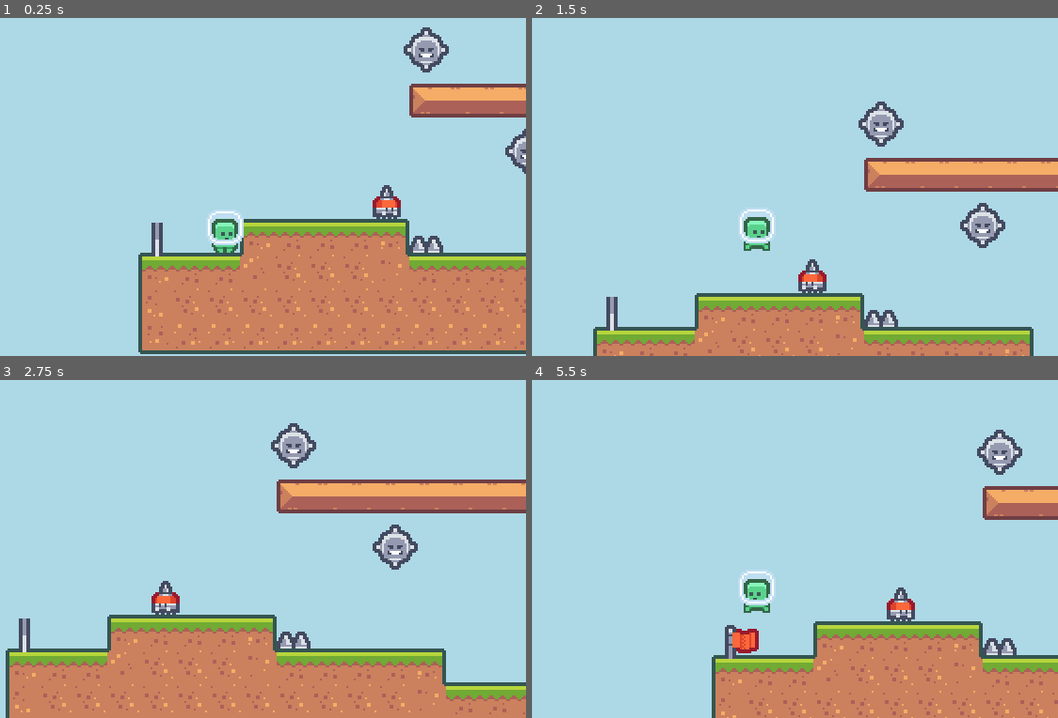
Above: before the commit, frames 1-4 (two rows, left to right).
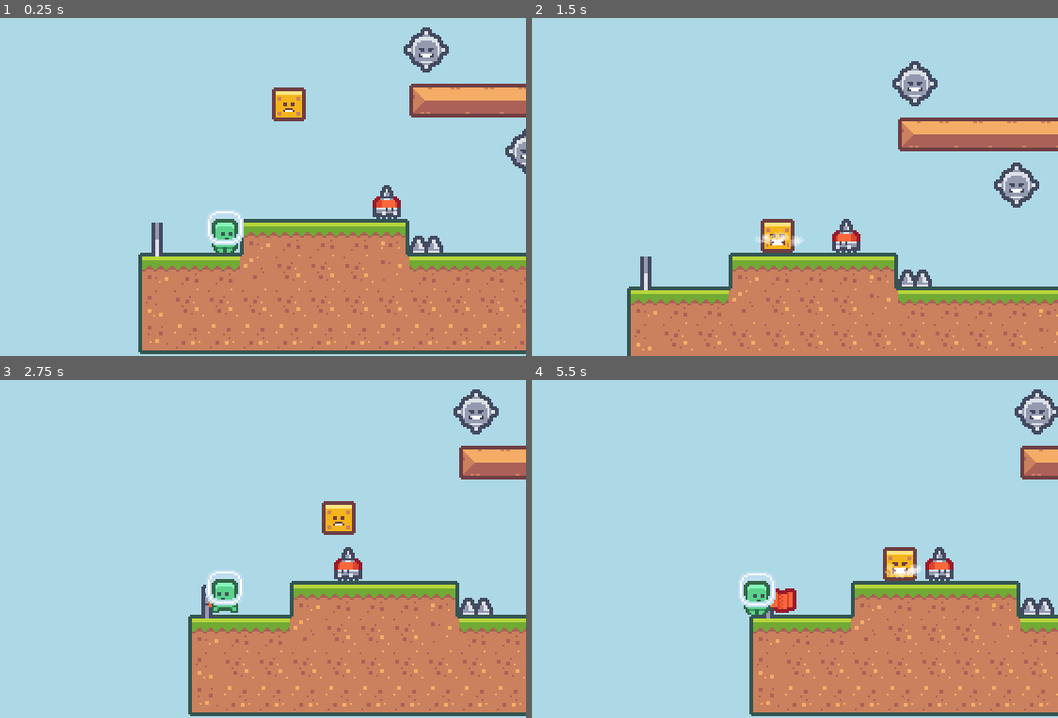
Above: after the commit, the same moments.

Repository: lufog/godot-heartbeast-pixel-platformer
Game: Godot game, scene res://world.tscn
Two runs of this game, one before a commit and one after it. Both use one fixed random seed, a clock stepped at 60 frames per second and the inputs below.
Inputs:
- Up to frame 1 (0.25 s): no input
- Up to frame 2 (1.5 s): hold Up (ui_up) 0.53-1.28 s; hold Right (ui_right) from 0.53 s (still down); tap Up (ui_up) at 1.35 s
- Up to frame 3 (2.75 s): tap Up (ui_up) at 1.52, 1.82 s; release Right (ui_right) at 2.03 s; hold Left (ui_left) from 2.03 s (still down); hold Up (ui_up) from 2.03 s (still down)
- Up to frame 4 (5.5 s): release Left (ui_left) at 2.78 s; release Up (ui_up) at 2.78 s; hold Right (ui_right) 2.78-4.28 s; tap Up (ui_up) at 2.85, 3.02, 3.32, 4.35, 4.52, 4.82 s; hold Up (ui_up) 3.53-4.28 s; hold Left (ui_left) 4.28-5.03 s; hold Right (ui_right) from 5.03 s (still down); hold Up (ui_up) from 5.03 s (still down)

The runs differ from the first frame. In frame 1, 0.6% of the frame differs, in the area x 51-59%, y 20-31%; in frame 2, 27%; in frame 3, 34%, in the area x 1-100%, y 2-100%; in frame 4, 20%.
Error in both runs: Invalid assignment of property or key 'playback_speed' with value of type 'float' on a base object of type 'AnimationPlayer'. (res://enemies/moving_spike_enemy…

Commit message:
Smash Enemy + Particles

Diff:
--- /dev/null
+++ b/enemies/stomp_enemy.gd
@@ -0,0 +1,65 @@
+extends Node2D
+
+
+enum States { HOVER, FALL, LAND, RISE }
+
+@export var fall_speed := 80.0
+@export var rise_speed := 20.0
+
+var state := States.HOVER
+
+@onready var start_position := global_position
+
+@onready var animated_sprite: AnimatedSprite2D = $AnimatedSprite
+@onready var particles: GPUParticles2D = $Particles
+@onready var ray_cast: RayCast2D = $RayCast
+@onready var timer: Timer = $Timer
+
+
+func _ready() -> void:
+	timer.start()
+
+
+func _physics_process(delta: float) -> void:
+	match state:
+		States.HOVER:
+			_hover_state()
+		States.FALL:
+			_fall_state(delta)
+		States.LAND:
+			_land_state()
+		States.RISE:
+			_rise_state(delta)
+
+
+func _hover_state() -> void:
+	if timer.is_stopped():
+		state = States.FALL
+
+
+func _fall_state(delta: float) -> void:
+	if ray_cast.is_colliding():
+		var collision_point := ray_cast.get_collision_point()
+		position.y = collision_point.y
+		state = States.LAND
+		particles.emitting = true
+		timer.start()
+		return
+
+	animated_sprite.play("falling")
+	position.y += fall_speed * delta
+
+
+func _land_state() -> void:
+	if timer.is_stopped():
+		state = States.RISE
+
+
+func _rise_state(delta: float) -> void:
+	if position.y == start_position.y:
+		state = States.HOVER
+		timer.start()
+		return
+
+	animated_sprite.play("rising")
+	position.y = move_toward(position.y, start_position.y, rise_speed * delta)
--- /dev/null
+++ b/enemies/stomp_enemy.tscn
@@ -0,0 +1,79 @@
+[gd_scene load_steps=11 format=3 uid="uid://dfx7tilj0jige"]
+
+[ext_resource type="Script" path="res://enemies/stomp_enemy.gd" id="1_6xkeu"]
+[ext_resource type="Texture2D" uid="uid://jypl1fenl5sj" path="res://characters_packed.png" id="1_k0hx0"]
+[ext_resource type="PackedScene" uid="uid://cyfk3gquma32a" path="res://hitbox/hitbox.tscn" id="2_imq06"]
+
+[sub_resource type="AtlasTexture" id="AtlasTexture_vayvb"]
+atlas = ExtResource("1_k0hx0")
+region = Rect2(120, 24, 24, 24)
+
+[sub_resource type="AtlasTexture" id="AtlasTexture_3fw0m"]
+atlas = ExtResource("1_k0hx0")
+region = Rect2(96, 24, 24, 24)
+
+[sub_resource type="SpriteFrames" id="SpriteFrames_tda8y"]
+animations = [{
+"frames": [SubResource("AtlasTexture_vayvb")],
+"loop": true,
+"name": &"falling",
+"speed": 5.0
+}, {
+"frames": [SubResource("AtlasTexture_3fw0m")],
+"loop": true,
+"name": &"rising",
+"speed": 5.0
+}]
+
+[sub_resource type="Gradient" id="Gradient_ken0m"]
+colors = PackedColorArray(1, 1, 1, 0.501961, 1, 1, 1, 0)
+
+[sub_resource type="GradientTexture1D" id="GradientTexture1D_v04f1"]
+gradient = SubResource("Gradient_ken0m")
+
+[sub_resource type="ParticleProcessMaterial" id="ParticleProcessMaterial_qdb1t"]
+emission_shape = 3
+emission_box_extents = Vector3(9, 2, 1)
+particle_flag_disable_z = true
+direction = Vector3(0, -1, 0)
+gravity = Vector3(0, 10, 0)
+initial_velocity_min = 20.0
+initial_velocity_max = 20.0
+orbit_velocity_min = 0.0
+orbit_velocity_max = 0.0
+angle_min = -180.0
+angle_max = 180.0
+scale_max = 4.0
+color_ramp = SubResource("GradientTexture1D_v04f1")
+
+[sub_resource type="RectangleShape2D" id="RectangleShape2D_llg8l"]
+size = Vector2(14, 14)
+
+[node name="StompEnemy" type="Node2D"]
+script = ExtResource("1_6xkeu")
+
+[node name="AnimatedSprite" type="AnimatedSprite2D" parent="."]
+position = Vector2(0, -9)
+frames = SubResource("SpriteFrames_tda8y")
+animation = &"rising"
+
+[node name="Particles" type="GPUParticles2D" parent="."]
+emitting = false
+amount = 32
+one_shot = true
+explosiveness = 1.0
+process_material = SubResource("ParticleProcessMaterial_qdb1t")
+
+[node name="Hitbox" parent="." instance=ExtResource("2_imq06")]
+position = Vector2(0, -9)
+
+[node name="Collision" type="CollisionShape2D" parent="Hitbox"]
+shape = SubResource("RectangleShape2D_llg8l")
+
+[node name="RayCast" type="RayCast2D" parent="."]
+position = Vector2(0, -9)
+target_position = Vector2(0, 9)
+
+[node name="Timer" type="Timer" parent="."]
+wait_time = 0.4
+one_shot = true
--- a/player/player.gd
+++ b/player/player.gd
@@ -28,7 +28,7 @@
 
 
 func move_state(delta: float, direction_x: float) -> void:
-	if is_on_ladder() and Input.is_action_pressed("ui_up"):
+	if is_on_ladder() and Input.is_action_just_pressed("ui_up"):
 		state = CLIMB
 
 	if not is_on_floor():
--- a/world.tscn
+++ b/world.tscn
@@ -8,6 +8,7 @@
 [ext_resource type="PackedScene" uid="uid://crdvsnvg40dq" path="res://enemies/walking_enemy.tscn" id="5_eag7k"]
 [ext_resource type="PackedScene" uid="uid://ccb3caekboci6" path="res://ladder/ladder.tscn" id="6_6m8ky"]
 [ext_resource type="PackedScene" uid="uid://3ic1wccvydog" path="res://enemies/moving_spike_enemy.tscn" id="7_7od0d"]
+[ext_resource type="PackedScene" uid="uid://dfx7tilj0jige" path="res://enemies/stomp_enemy.tscn" id="9_pd3u5"]
 
 [sub_resource type="Curve2D" id="Curve2D_kpehn"]
 _data = {
@@ -81,3 +82,6 @@
 
 [node name="Checkpoint2" parent="." instance=ExtResource("4_if5bb")]
 position = Vector2(341, 130)
+
+[node name="StompEnemy" parent="." instance=ExtResource("9_pd3u5")]
+position = Vector2(80, 56)
Not shown: 1 places in world.tscn that only renumber resources
